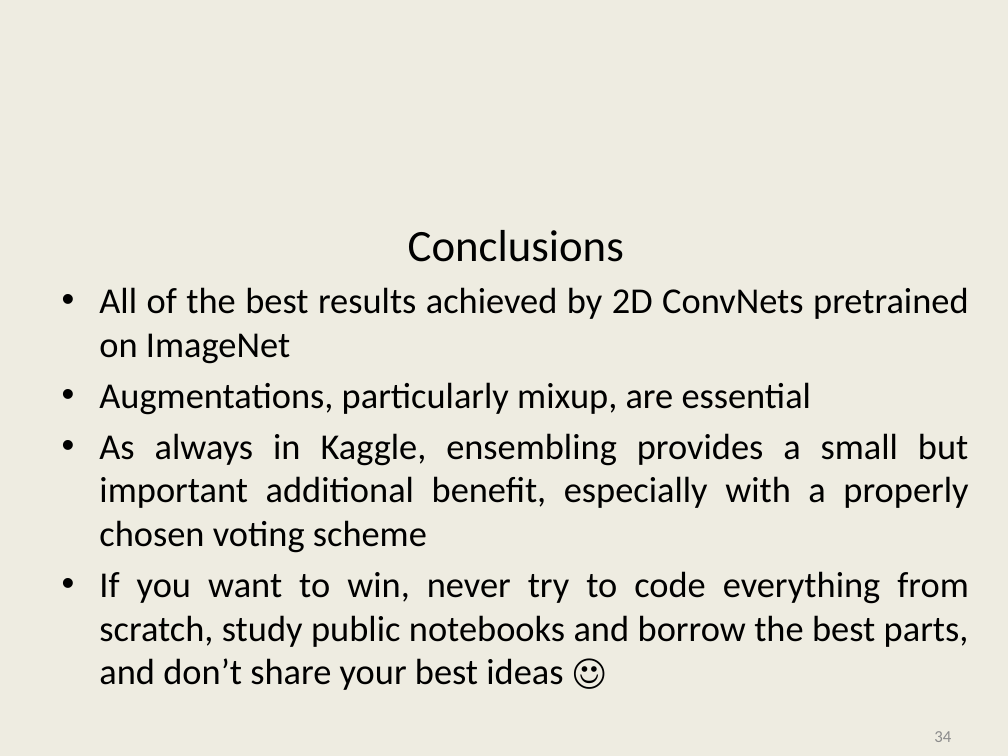
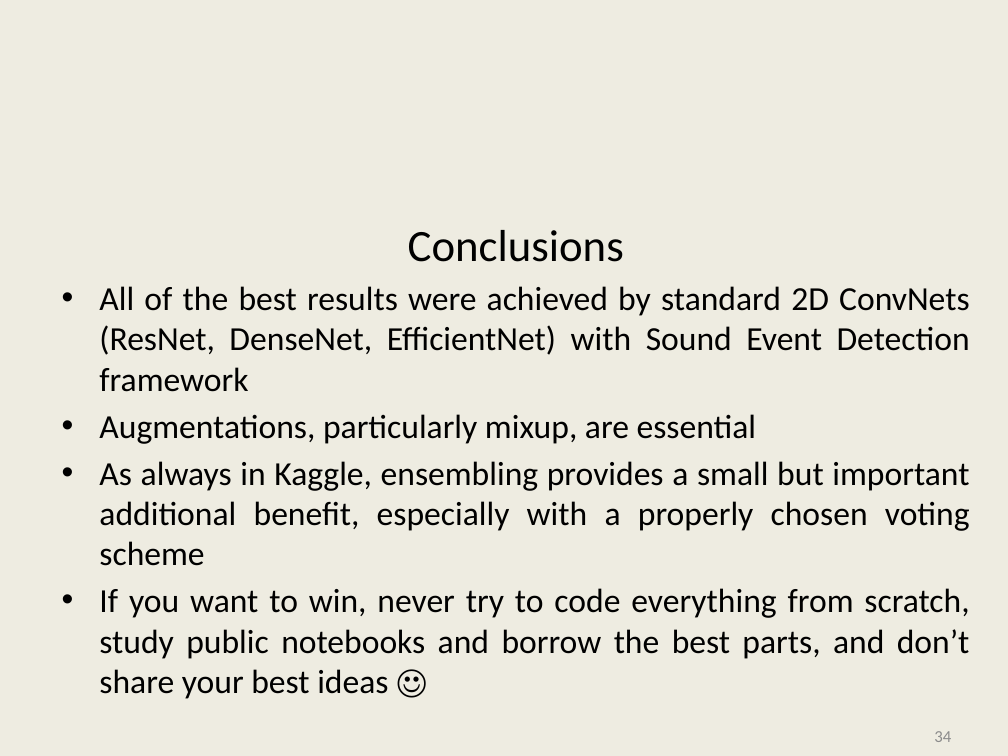
Before and after one commit to kriventsov/kaggle-2020-Cornell-Birdcall-Identification-presentation, a slide deck: slide 34 of Cornell Birdcall.pptx. Drawn at 1008x756 pixels with LibreOffice and Linux fonts; fonts in the diff are those of the drawing; background and template pictures are left out. Boxes give left, top, right and bottom in pixels: in the first picture for what was removed or moved away, otherwise in the second. Text is boxed around its words. In the diff, an @@ line names an element or a change of style, - is before the commit and + after.

```diff
--- a/Cornell Birdcall.pptx
+++ b/Cornell Birdcall.pptx
@@ text at [99,286,970,392]: text changed; size 26 to 24 pt @@
-• All of the best results achieved by 2D ConvNets pretrained on ImageNet
+• All of the best results were achieved by standard 2D ConvNets (ResNet, DenseNet, EfficientNet) with Sound Event Detection framework
@@ text at [99,414,970,699]: size 26 to 24 pt in "Augmentations, particularly mixup, are essential", "As always in Kaggle, ensembling provides a ...", "If you want to win, never try ..." @@
```
Also in this commit, not shown: 2 other slides changed.
